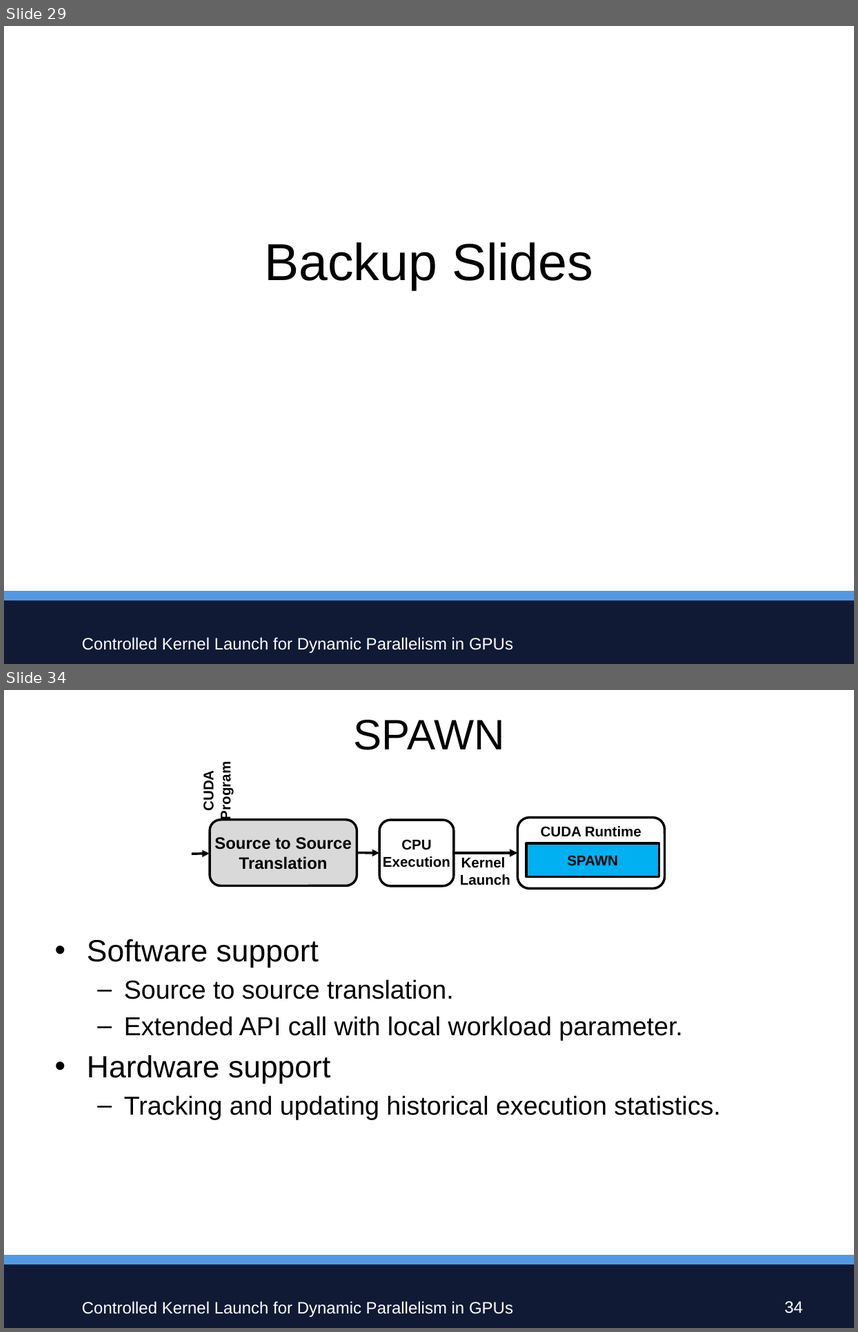
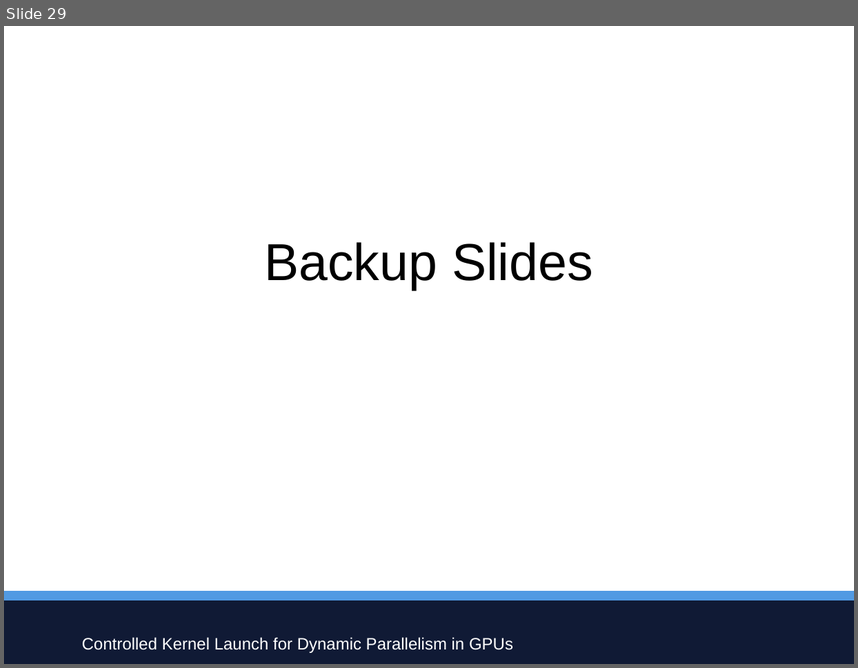
Before and after one commit to ashutoshpattnaik/ashutoshpattnaik.github.io, a slide deck: ppt/2017_HPCA_Xulong.pptx. Shown one above the other, each under a label of ours: slides 29 and 34 before the commit, slide 29 after it; the slides between them are not shown. The pictures are 858x1332 and 858x668 pixels, drawn with LibreOffice and Linux fonts; fonts in the diff are those of the drawing; background and template pictures are left out. Boxes give left, top, right and bottom in pixels: in the first picture for what was removed or moved away, otherwise in the second. Text is boxed around its words. In the diff, an @@ line names an element or a change of style, - is before the commit and + after.

Commit message:
update ppt

```diff
--- a/ppt/2017_HPCA_Xulong.pptx
+++ b/ppt/2017_HPCA_Xulong.pptx
@@ slide 34 removed at [4,690,854,1328], background #FFFFFF; not listed: 4 template elements that a slide beside it also shows @@
@@ title removed at [354,720,505,750] @@
-SPAWN
@@ text removed at [201,767,234,818] @@
-CUDA
-Program
@@ rounded rectangle removed at [210,819,357,885] @@
-Source to Source Translation
@@ rounded rectangle removed at [380,820,455,887] @@
-CPU Execution
@@ rounded rectangle removed at [517,818,664,888] @@
-CUDA Runtime
@@ arrow removed from (192, 854) to (210, 854) @@
@@ arrow removed from (357, 852) to (380, 854) @@
@@ arrow removed from (454, 854) to (517, 854) @@
@@ rectangle removed at [526,843,659,876] @@
-SPAWN
@@ text removed at [460,857,510,885] @@
-Kernel
-Launch
@@ text removed at [87,938,721,1119] @@
-• Software support
-  – Source to source translation.
-  – Extended API call with local workload parameter.
-• Hardware support
-  – Tracking and updating historical execution statistics.
@@ page number removed at [784,1301,803,1313] @@
-34
```
Also in this commit, not shown: 1 slide changed, 7 other slides removed, 2 other files.
